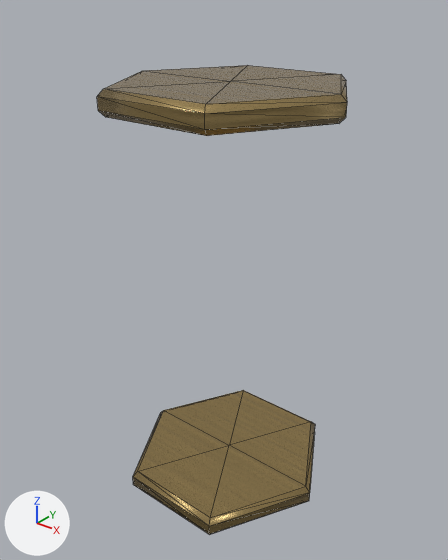
Before and after pictures for a commit that changed the glTF model hollow-reign/assets/models/gear/wayfarer_h__rings2_lod.glb.
Both versions are drawn from a camera (50 mm lens) standing at (0.0491, -0.0626, 0.0201) and looking at (-0.0007, -0.0004, -0.0185). Every picture has the same lights, and +X, +Y and +Z are marked at lower left. The older version comes first. Mesh edges are drawn as thin lines. Vertices at exactly the same position are counted once.

In view in the first picture: 'wayfarer_h__rings2_lod'.
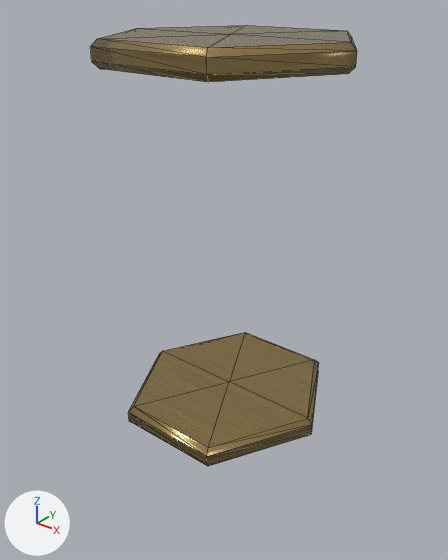
Pixel boxes [x1, y1, x2, y2] of what changed, in the pictures (448 x 560 px; the box of a moved part takes in the faces that stretch with it):
'wayfarer_h__rings2_lod', reshaped (6% wider, 6% shorter)
    before: [97, 65, 347, 535]
    after: [91, 25, 357, 466]
part 1 of me_wayfarer_h__rings2_lod, moved or reshaped
    before: [133, 390, 315, 535]
    after: [128, 332, 319, 466]
part 2 of me_wayfarer_h__rings2_lod, moved or reshaped
    before: [97, 65, 347, 136]
    after: [91, 25, 357, 82]

The change, as a list of edits to the scene's bpy script:
```text
Change me_wayfarer_h__rings2_lod:
    used by ob_wayfarer_h__rings2_lod; location = (0.0, 0.0, 0.0)
    remove me_wayfarer_h__rings2_lod.from_pydata(...)  # 52 vertices, 96 faces; spans x -0.0162..0.0162, y -0.0145..0.0145, z -0.0516..0.0087
    add me_wayfarer_h__rings2_lod.from_pydata(...)  # 52 vertices, 96 faces; spans x -0.0168..0.0168, y -0.0145..0.0145, z -0.0391..0.0141
    me_wayfarer_h__rings2_lod part 1: the loose piece of 26 vertices spanning x -0.0154..0.0154, y -0.0143..0.0143, z -0.0516..-0.0484 is scaled about its middle by (0.968, 1, 1), then moved by (0.0, 0.0, 0.0125)
    me_wayfarer_h__rings2_lod part 2: the loose piece of 26 vertices spanning x -0.0162..0.0162, y -0.0145..0.0145, z 0.0055..0.0087 is scaled about its middle by (1.04, 1, 1), then moved by (0.0, 0.0, 0.0054)
```
